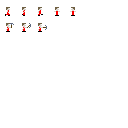
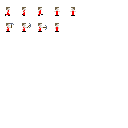
Revision of a layered (128, 128) image; what changed, layer by layer:
added layer "Layer 5" above "Layer 4" over box(55, 23, 59, 32)
